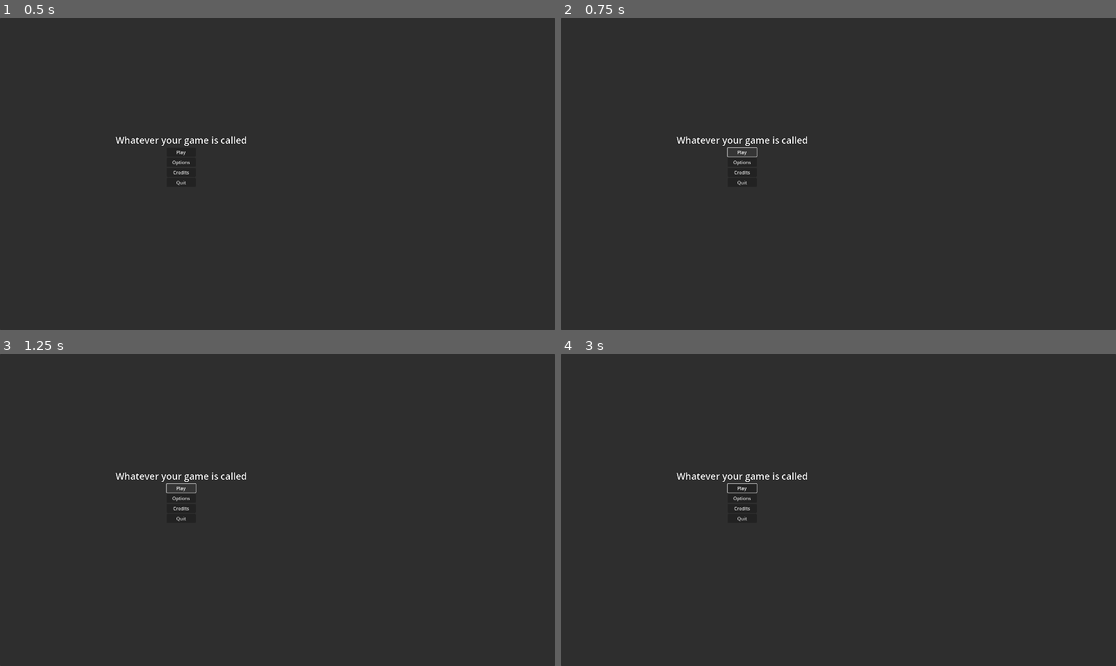
Above: before the commit, frames 1-4 (two rows, left to right).
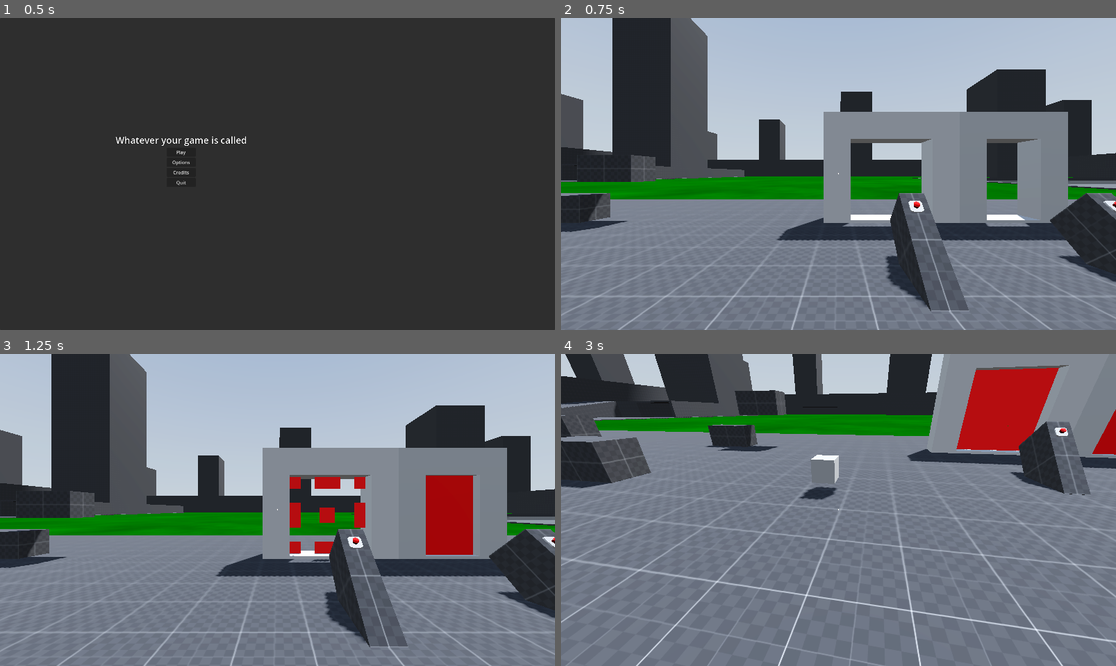
Above: after the commit, the same moments.

Repository: Nazsgull/FPS_Godot
Game: Godot game, scene res://scenes/UI/main_menu.tscn
Two runs of this game, one before a commit and one after it. Both use one fixed random seed, a clock stepped at 60 frames per second and the inputs below. A sky picture missing from this copy of the repository is replaced by a grey-blue gradient.
Inputs (mouse positions are in pixels of both pictures, inside the frame that each line leads up to):
- Up to frame 1 (0.5 s): no input
- Up to frame 2 (0.75 s): click "Play" at 0.5 s
- Up to frame 3 (1.25 s): no input
- Up to frame 4 (3 s): click (744, 488) at 1.25 s, where only the run before the commit has a clickable "Play"; tap Enter (ui_accept) at 2, 2.27 s; move the mouse to (960, 494) at 2.02 s; hold D (right) 2.03-2.78 s; tap E (interact) at 2.1 s; move the mouse to (727, 525) at 2.77 s; hold S (backward) from 2.78 s (still down); tap Ctrl (crouch) at 2.85 s

Frame 1 is identical in both runs. In frame 2, 81% of the frame differs, in the area x 0-100%, y 0-100%; in frame 3, 82%; in frame 4, 89%.

Commit message:
Revert "Merge branch 'pablo'"
This reverts commit e9d6896151309d58e689c8120c110476fe75eb9c, reversing
changes made to 547aa9bf8bad5eee2b68c76f24bd2b533ee26a8e.

Diff:
--- a/assets/materials/green_glowy.tres
+++ /dev/null
@@ -1,11 +0,0 @@
-[gd_resource type="StandardMaterial3D" format=3 uid="uid://ccilcs0rkhgnn"]
-
-[resource]
-diffuse_mode = 2
-albedo_color = Color(0, 100, 0.149, 1)
-metallic_specular = 0.0
-emission_enabled = true
-emission = Color(0, 100, 0, 1)
-emission_energy_multiplier = 16.0
-emission_operator = 1
-anisotropy = -1.0
--- a/assets/materials/orange.tres
+++ /dev/null
@@ -1,6 +0,0 @@
-[gd_resource type="StandardMaterial3D" format=3 uid="uid://dg8dy6cpg2s6l"]
-
-[resource]
-albedo_color = Color(1, 0.580392, 0.282353, 1)
-metallic_specular = 0.0
-roughness = 0.5
--- a/assets/materials/red_glowy.tres
+++ /dev/null
@@ -1,7 +0,0 @@
-[gd_resource type="StandardMaterial3D" format=3 uid="uid://b6dmndnuvfqv2"]
-
-[resource]
-shading_mode = 0
-specular_mode = 2
-albedo_color = Color(100, 0, 0, 1)
-grow_amount = -16.0
--- a/assets/materials/vantablack.tres
+++ /dev/null
@@ -1,5 +0,0 @@
-[gd_resource type="StandardMaterial3D" format=3 uid="uid://s4t6e7q057s"]
-
-[resource]
-shading_mode = 0
-albedo_color = Color(0, 0, 0, 1)
--- a/scenes/maps/test_area.tscn
+++ b/scenes/maps/test_area.tscn
@@ -4,12 +4,12 @@
 [ext_resource type="Texture2D" uid="uid://ds37b38vli6wg" path="res://assets/hdris/kloofendal_48d_partly_cloudy_puresky_2k.hdr" id="2_l8equ"]
 [ext_resource type="Material" uid="uid://q1u11i5wp76w" path="res://assets/materials/green_grass.tres" id="2_vbclm"]
 [ext_resource type="PackedScene" uid="uid://hob0odd0bhgw" path="res://scenes/objects/player.tscn" id="3_pioef"]
-[ext_resource type="PackedScene" uid="uid://cwfdbw7eignm8" path="res://scenes/objects/button_simple.tscn" id="4_h7fie"]
+[ext_resource type="PackedScene" uid="uid://cwfdbw7eignm8" path="res://scenes/objects/button.tscn" id="4_h7fie"]
+[ext_resource type="Resource" uid="uid://bv2ja5isdrw0s" path="res://objects/inventory/main_inventory.tres" id="5_1dcbn"]
 [ext_resource type="PackedScene" uid="uid://ckhyt1k8o2iur" path="res://scenes/objects/door_fancy.tscn" id="5_iecga"]
 [ext_resource type="PackedScene" uid="uid://hxgssy3ps78p" path="res://scenes/objects/door_simple.tscn" id="6_i47mx"]
 [ext_resource type="PackedScene" uid="uid://cw4ice8i238jm" path="res://scenes/objects/Testing/test_pickup.tscn" id="7_1345l"]
 [ext_resource type="PackedScene" uid="uid://g386sbqjtrjh" path="res://scenes/objects/water_plane.tscn" id="9_si7nd"]
-[ext_resource type="PackedScene" uid="uid://by4ao52surwi3" path="res://scenes/objects/keypad.tscn" id="10_d5erw"]
 
 [sub_resource type="StandardMaterial3D" id="StandardMaterial3D_pnsss"]
 resource_local_to_scene = true
@@ -1051,12 +1051,6 @@
 size = Vector3(0.5, 1, 2)
 material = SubResource("StandardMaterial3D_pnsss")
 
-[node name="obstacle12" type="CSGBox3D" parent="."]
-transform = Transform3D(1, 0, 0, 0, 0, -1, 0, 1, 0, 49.55, 0.858578, 14.7728)
-use_collision = true
-size = Vector3(0.5, 1, 2)
-material = SubResource("StandardMaterial3D_pnsss")
-
 [node name="BT_Test2" parent="." instance=ExtResource("4_h7fie")]
 transform = Transform3D(0.25, 0, 0, 0, 0.176777, -0.176777, 0, 0.176777, 0.176777, 45.75, 1.16374, 14.639)
 
@@ -1065,9 +1059,6 @@
 
 [node name="Door2" parent="." instance=ExtResource("6_i47mx")]
 transform = Transform3D(1, 0, 0, 0, 1, 0, 0, 0, 1, 47, 0.1, 10.5)
-
-[node name="Door3" parent="." instance=ExtResource("6_i47mx")]
-transform = Transform3D(1, 0, 0, 0, 1, 0, 0, 0, 1, 51, 0.1, 10.5)
 
 [node name="test_pickup" parent="." instance=ExtResource("7_1345l")]
 transform = Transform3D(1, 0, 0, 0, 1, 0, 0, 0, 1, 36.5, 0.5, 16.55)
@@ -1084,9 +1075,5 @@
 [node name="water_plane" parent="." instance=ExtResource("9_si7nd")]
 transform = Transform3D(50, 0, 0, 0, 50, 0, 0, 0, 50, 122.6, -1.406, -33.2)
 
-[node name="keypad" parent="." instance=ExtResource("10_d5erw")]
-transform = Transform3D(1, 0, 0, 0, 1, 0, 0, 0, 1, 49.6, 1.5, 15.3)
-
 [connection signal="interacted" from="BT_Test" to="Door" method="toggle_door"]
 [connection signal="interacted" from="BT_Test2" to="Door2" method="toggle_door"]
-[connection signal="combinacion_es_correcta" from="keypad" to="Door3" method="toggle_door"]
--- /dev/null
+++ b/scenes/objects/button.tscn
@@ -0,0 +1,66 @@
+[gd_scene load_steps=8 format=3 uid="uid://cwfdbw7eignm8"]
+
+[ext_resource type="Script" path="res://scripts/Interactable.gd" id="1_km71e"]
+[ext_resource type="PackedScene" uid="uid://k1g58xui7tlt" path="res://assets/models_gltf/button_body.glb" id="1_yks1v"]
+[ext_resource type="PackedScene" uid="uid://cy1jcxbilc8v2" path="res://assets/models_gltf/button_presser.glb" id="2_k3p1y"]
+
+[sub_resource type="BoxShape3D" id="BoxShape3D_0vt6h"]
+size = Vector3(1, 0.54, 1)
+
+[sub_resource type="Animation" id="Animation_ecf8s"]
+length = 0.001
+tracks/0/type = "value"
+tracks/0/imported = false
+tracks/0/enabled = true
+tracks/0/path = NodePath("button_presser:position")
+tracks/0/interp = 1
+tracks/0/loop_wrap = true
+tracks/0/keys = {
+"times": PackedFloat32Array(0),
+"transitions": PackedFloat32Array(1),
+"update": 0,
+"values": [Vector3(0, 0.09, 0)]
+}
+
+[sub_resource type="Animation" id="Animation_pkk4b"]
+resource_name = "push"
+length = 0.6
+tracks/0/type = "value"
+tracks/0/imported = false
+tracks/0/enabled = true
+tracks/0/path = NodePath("button_presser:position")
+tracks/0/interp = 1
+tracks/0/loop_wrap = true
+tracks/0/keys = {
+"times": PackedFloat32Array(0, 0.3, 0.6),
+"transitions": PackedFloat32Array(1, 1, 1),
+"update": 0,
+"values": [Vector3(0, 0.09, 0), Vector3(0, -0.06, 0), Vector3(0, 0.09, 0)]
+}
+
+[sub_resource type="AnimationLibrary" id="AnimationLibrary_fpwyp"]
+_data = {
+"RESET": SubResource("Animation_ecf8s"),
+"push": SubResource("Animation_pkk4b")
+}
+
+[node name="Button" type="Area3D"]
+transform = Transform3D(0.5, 0, 0, 0, 0.5, 0, 0, 0, 0.5, 0, 0, 0)
+collision_layer = 128
+collision_mask = 0
+script = ExtResource("1_km71e")
+
+[node name="CollisionBox" type="CollisionShape3D" parent="."]
+transform = Transform3D(1, 0, 0, 0, 1, 0, 0, 0, 1, 0, 0.27, 0)
+shape = SubResource("BoxShape3D_0vt6h")
+
+[node name="button_body" parent="CollisionBox" instance=ExtResource("1_yks1v")]
+transform = Transform3D(1, 0, 0, 0, 1, 0, 0, 0, 1, 0, -0.27, 0)
+
+[node name="button_presser" parent="CollisionBox" instance=ExtResource("2_k3p1y")]
+transform = Transform3D(1, 0, 0, 0, 1, 0, 0, 0, 1, 0, 0.09, 0)
+
+[node name="AnimationPlayer" type="AnimationPlayer" parent="CollisionBox"]
+libraries = {
+"": SubResource("AnimationLibrary_fpwyp")
+}
--- a/scenes/objects/button_fancy.tscn
+++ /dev/null
@@ -1,57 +0,0 @@
-[gd_scene load_steps=7 format=3 uid="uid://4asvsxmij85k"]
-
-[ext_resource type="PackedScene" uid="uid://cwfdbw7eignm8" path="res://scenes/objects/button_simple.tscn" id="1_ncf8y"]
-[ext_resource type="PackedScene" uid="uid://k1g58xui7tlt" path="res://assets/models_gltf/button_body.glb" id="2_xrqd4"]
-[ext_resource type="PackedScene" uid="uid://cy1jcxbilc8v2" path="res://assets/models_gltf/button_presser.glb" id="3_fkcgq"]
-
-[sub_resource type="Animation" id="Animation_rx3aq"]
-length = 0.001
-tracks/0/type = "value"
-tracks/0/imported = false
-tracks/0/enabled = true
-tracks/0/path = NodePath("button_presser:position")
-tracks/0/interp = 1
-tracks/0/loop_wrap = true
-tracks/0/keys = {
-"times": PackedFloat32Array(0),
-"transitions": PackedFloat32Array(1),
-"update": 0,
-"values": [Vector3(0, 0.3, 0)]
-}
-
-[sub_resource type="Animation" id="Animation_h5cpf"]
-resource_name = "press"
-length = 0.7
-tracks/0/type = "value"
-tracks/0/imported = false
-tracks/0/enabled = true
-tracks/0/path = NodePath("button_presser:position")
-tracks/0/interp = 1
-tracks/0/loop_wrap = true
-tracks/0/keys = {
-"times": PackedFloat32Array(0, 0.3, 0.4, 0.7),
-"transitions": PackedFloat32Array(1, 1, 1, 1),
-"update": 0,
-"values": [Vector3(0, 0.3, 0), Vector3(0, 0.2, 0), Vector3(0, 0.2, 0), Vector3(0, 0.3, 0)]
-}
-
-[sub_resource type="AnimationLibrary" id="AnimationLibrary_ui7xe"]
-_data = {
-"RESET": SubResource("Animation_rx3aq"),
-"press": SubResource("Animation_h5cpf")
-}
-
-[node name="Button_fancy" instance=ExtResource("1_ncf8y")]
-
-[node name="CSGBox3D" parent="." index="1"]
-visible = false
-
-[node name="button_body" parent="." index="2" instance=ExtResource("2_xrqd4")]
-
-[node name="button_presser" parent="." index="3" instance=ExtResource("3_fkcgq")]
-transform = Transform3D(1, 0, 0, 0, 1, 0, 0, 0, 1, 0, 0.3, 0)
-
-[node name="AnimationPlayer" type="AnimationPlayer" parent="." index="4"]
-libraries = {
-"": SubResource("AnimationLibrary_ui7xe")
-}
--- a/scenes/objects/button_simple.tscn
+++ /dev/null
@@ -1,20 +0,0 @@
-[gd_scene load_steps=3 format=3 uid="uid://cwfdbw7eignm8"]
-
-[ext_resource type="Script" path="res://scripts/button.gd" id="1_7c7n6"]
-
-[sub_resource type="BoxShape3D" id="BoxShape3D_0vt6h"]
-size = Vector3(0.4, 0.54, 0.4)
-
-[node name="Button_simple" type="Area3D"]
-transform = Transform3D(0.5, 0, 0, 0, 0.5, 0, 0, 0, 0.5, 0, 0, 0)
-collision_layer = 128
-collision_mask = 0
-script = ExtResource("1_7c7n6")
-
-[node name="CollisionBox" type="CollisionShape3D" parent="."]
-transform = Transform3D(1, 0, 0, 0, 1, 0, 0, 0, 1, 0, 0.27, 0)
-shape = SubResource("BoxShape3D_0vt6h")
-
-[node name="CSGBox3D" type="CSGBox3D" parent="."]
-transform = Transform3D(1, 0, 0, 0, 1, 0, 0, 0, 1, 1.49012e-08, 0.25, -1.49012e-08)
-size = Vector3(0.4, 0.5, 0.4)
--- a/scenes/objects/keypad.tscn
+++ /dev/null
@@ -1,136 +0,0 @@
-[gd_scene load_steps=7 format=3 uid="uid://by4ao52surwi3"]
-
-[ext_resource type="Script" path="res://scripts/keypad.gd" id="1_dcfwt"]
-[ext_resource type="Material" uid="uid://chjxtb06jm8dj" path="res://assets/materials/white_B0B0B0.tres" id="1_hnfjd"]
-[ext_resource type="Material" uid="uid://s4t6e7q057s" path="res://assets/materials/vantablack.tres" id="2_x0pid"]
-[ext_resource type="PackedScene" uid="uid://bd3scx5jl8nfg" path="res://scenes/parts/button_keypad.tscn" id="4_7smhu"]
-[ext_resource type="Material" uid="uid://b6dmndnuvfqv2" path="res://assets/materials/red_glowy.tres" id="4_k21fy"]
-
-[sub_resource type="Environment" id="Environment_68eto"]
-background_mode = 2
-glow_enabled = true
-glow_intensity = 8.0
-glow_strength = 2.0
-glow_blend_mode = 0
-glow_hdr_threshold = 0.32
-glow_hdr_scale = 0.97
-glow_hdr_luminance_cap = 256.0
-glow_map_strength = 0.44
-
-[node name="keypad" type="Node3D"]
-script = ExtResource("1_dcfwt")
-combinacion_correcta = 1234
-
-[node name="vis" type="Node3D" parent="."]
-
-[node name="body" type="CSGBox3D" parent="vis"]
-transform = Transform3D(1, 0, 0, 0, 1, 0, 0, 0, 1, 0, 0.13, -0.015)
-size = Vector3(0.25, 0.41, 0.04)
-material = ExtResource("1_hnfjd")
-
-[node name="pantalla" type="CSGBox3D" parent="vis"]
-transform = Transform3D(1, 0, 0, 0, 1, 0, 0, 0, 1, -1.49012e-08, 0.285, 0.005)
-size = Vector3(0.2, 0.05, 0.01)
-material = ExtResource("2_x0pid")
-
-[node name="texto_en_pantalla" type="Label3D" parent="vis"]
-transform = Transform3D(1, 0, 0, 0, 1, 0, 0, 0, 1, 0, 0.29, 0.02)
-pixel_size = 0.0001
-font_size = 512
-outline_size = 0
-
-[node name="indicador" type="CSGBox3D" parent="vis"]
-transform = Transform3D(1, 0, 0, 0, 1, 0, 0, 0, 1, 0.125, 0.335, 0.004)
-size = Vector3(0.02, 0.02, 0.02)
-material = ExtResource("4_k21fy")
-
-[node name="botones" type="Node3D" parent="."]
-transform = Transform3D(1, 0, 0, 0, 1, 0, 0, 0, 1, 0, 0, -0.125)
-
-[node name="Button_keypad0" parent="botones" instance=ExtResource("4_7smhu")]
-transform = Transform3D(0.5, 0, 0, 0, 0.5, 0, 0, 0, 0.5, -1.21072e-08, -0.025, 0.12)
-hover_message = "Input  0"
-
-[node name="Button_keypad1" parent="botones" instance=ExtResource("4_7smhu")]
-transform = Transform3D(0.5, 0, 0, 0, 0.5, 0, 0, 0, 0.5, -0.075, 0.2, 0.12)
-text = "1"
-hover_message = "Input 1"
-
-[node name="Button_keypad2" parent="botones" instance=ExtResource("4_7smhu")]
-transform = Transform3D(0.5, 0, 0, 0, 0.5, 0, 0, 0, 0.5, 0, 0.2, 0.12)
-text = "2"
-hover_message = "Input  2"
-
-[node name="Button_keypad3" parent="botones" instance=ExtResource("4_7smhu")]
-transform = Transform3D(0.5, 0, 0, 0, 0.5, 0, 0, 0, 0.5, 0.075, 0.2, 0.12)
-text = "3"
-hover_message = "Input  3"
-
-[node name="Button_keypad4" parent="botones" instance=ExtResource("4_7smhu")]
-transform = Transform3D(0.5, 0, 0, 0, 0.5, 0, 0, 0, 0.5, -0.075, 0.125, 0.12)
-text = "4"
-hover_message = "Input  4"
-
-[node name="Button_keypad5" parent="botones" instance=ExtResource("4_7smhu")]
-transform = Transform3D(0.5, 0, 0, 0, 0.5, 0, 0, 0, 0.5, 0, 0.125, 0.12)
-text = "5"
-hover_message = "Input  5"
-
-[node name="Button_keypad6" parent="botones" instance=ExtResource("4_7smhu")]
-transform = Transform3D(0.5, 0, 0, 0, 0.5, 0, 0, 0, 0.5, 0.075, 0.125, 0.12)
-text = "6"
-hover_message = "Input  6"
-
-[node name="Button_keypad7" parent="botones" instance=ExtResource("4_7smhu")]
-transform = Transform3D(0.5, 0, 0, 0, 0.5, 0, 0, 0, 0.5, -0.075, 0.05, 0.12)
-text = "7"
-hover_message = "Input  7"
-
-[node name="Button_keypad8" parent="botones" instance=ExtResource("4_7smhu")]
-transform = Transform3D(0.5, 0, 0, 0, 0.5, 0, 0, 0, 0.5, 0, 0.05, 0.12)
-text = "8"
-hover_message = "Input  8"
-
-[node name="Button_keypad9" parent="botones" instance=ExtResource("4_7smhu")]
-transform = Transform3D(0.5, 0, 0, 0, 0.5, 0, 0, 0, 0.5, 0.075, 0.05, 0.12)
-text = "9"
-hover_message = "Input  9"
-
-[node name="Button_keypad_enter" parent="botones" instance=ExtResource("4_7smhu")]
-transform = Transform3D(0.5, 0, 0, 0, 0.5, 0, 0, 0, 0.5, -0.075, -0.025, 0.12)
-text = "E"
-hover_message = "Enter code"
-
-[node name="Button_keypad_reset" parent="botones" instance=ExtResource("4_7smhu")]
-transform = Transform3D(0.5, 0, 0, 0, 0.5, 0, 0, 0, 0.5, 0.075, -0.025, 0.12)
-text = "R"
-hover_message = "Reset code"
-
-[node name="Correcto" type="AudioStreamPlayer3D" parent="."]
-bus = &"SFX"
-
-[node name="Incorrecto" type="AudioStreamPlayer3D" parent="."]
-bus = &"SFX"
-
-[node name="Input" type="AudioStreamPlayer3D" parent="."]
-max_polyphony = 4
-bus = &"SFX"
-
-[node name="Reset" type="AudioStreamPlayer3D" parent="."]
-bus = &"SFX"
-
-[node name="WorldEnvironment" type="WorldEnvironment" parent="."]
-environment = SubResource("Environment_68eto")
-
-[connection signal="interacted" from="botones/Button_keypad0" to="." method="_on_boton_combinacion_0_interacted"]
-[connection signal="interacted" from="botones/Button_keypad1" to="." method="_on_boton_combinacion_1_interacted"]
-[connection signal="interacted" from="botones/Button_keypad2" to="." method="_on_boton_combinacion_2_interacted"]
-[connection signal="interacted" from="botones/Button_keypad3" to="." method="_on_boton_combinacion_3_interacted"]
-[connection signal="interacted" from="botones/Button_keypad4" to="." method="_on_boton_combinacion_4_interacted"]
-[connection signal="interacted" from="botones/Button_keypad5" to="." method="_on_boton_combinacion_5_interacted"]
-[connection signal="interacted" from="botones/Button_keypad6" to="." method="_on_boton_combinacion_6_interacted"]
-[connection signal="interacted" from="botones/Button_keypad7" to="." method="_on_boton_combinacion_7_interacted"]
-[connection signal="interacted" from="botones/Button_keypad8" to="." method="_on_boton_combinacion_8_interacted"]
-[connection signal="interacted" from="botones/Button_keypad9" to="." method="_on_boton_combinacion_9_interacted"]
-[connection signal="interacted" from="botones/Button_keypad_enter" to="." method="_on_boton_combinacion_enter_interacted"]
-[connection signal="interacted" from="botones/Button_keypad_reset" to="." method="_on_boton_combinacion_reset_interacted"]
--- a/scenes/parts/boton_combinacion.tscn
+++ /dev/null
@@ -1,71 +0,0 @@
-[gd_scene load_steps=7 format=3 uid="uid://dqr4gd4sp7skc"]
-
-[ext_resource type="Script" path="res://scripts/boton_combinacion.gd" id="1_vjmff"]
-[ext_resource type="Material" uid="uid://dg8dy6cpg2s6l" path="res://assets/materials/orange.tres" id="2_6w5y3"]
-
-[sub_resource type="BoxShape3D" id="BoxShape3D_fogme"]
-size = Vector3(0.1, 0.1, 0.1)
-
-[sub_resource type="Animation" id="Animation_8j8bu"]
-length = 0.001
-tracks/0/type = "value"
-tracks/0/imported = false
-tracks/0/enabled = true
-tracks/0/path = NodePath("boton_combinacion/CSGBox3D:position")
-tracks/0/interp = 1
-tracks/0/loop_wrap = true
-tracks/0/keys = {
-"times": PackedFloat32Array(0),
-"transitions": PackedFloat32Array(1),
-"update": 0,
-"values": [Vector3(0, 0, -0.005)]
-}
-
-[sub_resource type="Animation" id="Animation_4053p"]
-resource_name = "push"
-length = 0.25
-step = 0.01
-tracks/0/type = "value"
-tracks/0/imported = false
-tracks/0/enabled = true
-tracks/0/path = NodePath("boton_combinacion/CSGBox3D:position")
-tracks/0/interp = 1
-tracks/0/loop_wrap = true
-tracks/0/keys = {
-"times": PackedFloat32Array(0, 0.08, 0.25),
-"transitions": PackedFloat32Array(1, 1, 1),
-"update": 0,
-"values": [Vector3(0, 0, -0.005), Vector3(0, 0, -0.03), Vector3(0, 0, -0.005)]
-}
-
-[sub_resource type="AnimationLibrary" id="AnimationLibrary_he4gb"]
-_data = {
-"RESET": SubResource("Animation_8j8bu"),
-"push": SubResource("Animation_4053p")
-}
-
-[node name="Area3D" type="Area3D"]
-collision_layer = 128
-collision_mask = 0
-script = ExtResource("1_vjmff")
-
-[node name="CollisionShape3D" type="CollisionShape3D" parent="."]
-shape = SubResource("BoxShape3D_fogme")
-
-[node name="boton_combinacion" type="Node3D" parent="."]
-
-[node name="CSGBox3D" type="CSGBox3D" parent="boton_combinacion"]
-transform = Transform3D(1, 0, 0, 0, 1, 0, 0, 0, 1, 0, 0, -0.005)
-size = Vector3(0.1, 0.1, 0.05)
-material = ExtResource("2_6w5y3")
-
-[node name="Label3D" type="Label3D" parent="boton_combinacion/CSGBox3D"]
-transform = Transform3D(1, 0, 0, 0, 1, 0, 0, 0, 1, 0, 0, 0.03)
-pixel_size = 0.0001
-text = "0"
-font_size = 512
-
-[node name="AnimationPlayer" type="AnimationPlayer" parent="."]
-libraries = {
-"": SubResource("AnimationLibrary_he4gb")
-}
--- a/scenes/parts/button_keypad.tscn
+++ /dev/null
@@ -1,29 +0,0 @@
-[gd_scene load_steps=4 format=3 uid="uid://bd3scx5jl8nfg"]
-
-[ext_resource type="Script" path="res://scripts/boton_combinacion.gd" id="1_udngt"]
-[ext_resource type="Material" uid="uid://dg8dy6cpg2s6l" path="res://assets/materials/orange.tres" id="2_iusht"]
-
-[sub_resource type="BoxShape3D" id="BoxShape3D_0vt6h"]
-size = Vector3(0.1, 0.1, 0.1)
-
-[node name="Button_keypad" type="Area3D"]
-transform = Transform3D(0.5, 0, 0, 0, 0.5, 0, 0, 0, 0.5, 0, 0, 0)
-collision_layer = 128
-collision_mask = 0
-script = ExtResource("1_udngt")
-
-[node name="CollisionBox" type="CollisionShape3D" parent="."]
-transform = Transform3D(1, 0, 0, 0, -4.37114e-08, -1, 0, 1, -4.37114e-08, 6.51926e-09, 6.51926e-09, 1.11022e-16)
-shape = SubResource("BoxShape3D_0vt6h")
-
-[node name="CSGBox3D" type="CSGBox3D" parent="."]
-transform = Transform3D(1, 0, 0, 0, -4.37114e-08, -1, 0, 1, -4.37114e-08, 4.65661e-09, 4.65661e-09, 1.66533e-16)
-size = Vector3(0.1, 0.1, 0.1)
-material = ExtResource("2_iusht")
-
-[node name="Label3D" type="Label3D" parent="."]
-transform = Transform3D(1, 0, 0, 0, 1, 0, 0, 0, 1, 0, 0, 0.051)
-pixel_size = 0.0001
-text = "0"
-font_size = 750
-outline_size = 127
--- a/scripts/classes/Interactable.gd
+++ b/scripts/Interactable.gd
@@ -1,6 +1,7 @@
 class_name Interactable
 extends Area3D
 signal interacted(body)
+@onready var anim_player = $CollisionBox/AnimationPlayer
 
 @export var hover_message = "Interact"
 @export var intended_action = "interact"
@@ -16,5 +17,6 @@
 
 func interact(body):
 	emit_signal("interacted", body)
+	anim_player.play("push")
 	print("* Player interacted with ", name)
 	print("* "+name+ " emitted signal "+ "[" + interacted.get_name() + "]")
--- a/scripts/boton_combinacion.gd
+++ /dev/null
@@ -1,16 +0,0 @@
-extends "res://scripts/classes/Interactable.gd"
-
-@onready var label = $Label3D
-
-
-#anim_player = $AnimationPlayer
-
-@export var text = "0"
-
-
-func _ready():
-	label.text = text
-
-# Called every frame. 'delta' is the elapsed time since the previous frame.
-func _process(_delta):
-	pass
--- a/scripts/button.gd
+++ /dev/null
@@ -1 +0,0 @@
-extends "res://scripts/classes/Interactable.gd"
--- a/scripts/keypad.gd
+++ /dev/null
@@ -1,121 +0,0 @@
-extends Node3D
-signal combinacion_es_correcta
-signal combinacion_es_incorrecta
-
-@export_range(0,99999999) var combinacion_correcta:int = 0000
-var combinacion_actual = ""
-var digito_actual = str(combinacion_correcta).length()
-var digitos_totales = str(combinacion_correcta).length()
-@onready var texto_en_pantalla = $vis/texto_en_pantalla
-@onready var correcto = $Correcto
-@onready var incorrecto = $Incorrecto
-@onready var input = $Input
-@onready var reset = $Reset
-@onready var indicador = $vis/indicador
-
-func _ready():
-	_stealth_reset()
-
-func _compara_combinacion():
-	if combinacion_actual == "":
-		return
-	if int(combinacion_actual) == combinacion_correcta:
-		emit_signal("combinacion_es_correcta",1)
-		correcto.play()
-		_show_correct()
-	else:
-		_reset()
-		emit_signal("combinacion_es_incorrecta",1)
-		incorrecto.play()
-		_show_incorrect()
-
-func _show_correct():
-	indicador.material = preload("res://assets/materials/green_glowy.tres")
-
-func _show_incorrect():
-
-	indicador.material = preload("res://assets/materials/red_glowy.tres")
-
-	#Quitar el 0 al principio
-	#Limitar dígitos máximos
-	#Permitir combinaciones que empiecen por 0
-
-
-func relay(num:int):
-
-	if digito_actual > 0:
-		input.play()
-		combinacion_actual = combinacion_actual + str(num)
-		digito_actual = digito_actual - 1
-	else:
-		return
-
-func _stealth_reset():
-	combinacion_actual = ""
-	texto_en_pantalla.text = ""
-	digito_actual = str(combinacion_correcta).length()
-
-func _reset():
-	reset.play()
-	_stealth_reset()
-
-func _update_screen():
-	texto_en_pantalla.text = str(combinacion_actual)
-
-
-func _on_boton_combinacion_reset_interacted(_body):
-	_reset()
-
-func _on_boton_combinacion_0_interacted(_body):
-	relay(0)
-	_update_screen()
-
-
-func _on_boton_combinacion_9_interacted(_body):
-	relay(9)
-	_update_screen()
-
-
-func _on_boton_combinacion_8_interacted(_body):
-	relay(8)
-	_update_screen()
-
-
-func _on_boton_combinacion_7_interacted(_body):
-	relay(7)
-	_update_screen()
-
-
-func _on_boton_combinacion_6_interacted(_body):
-	relay(6)
-	_update_screen()
-
-
-func _on_boton_combinacion_5_interacted(_body):
-	relay(5)
-	_update_screen()
-
-
-func _on_boton_combinacion_4_interacted(_body):
-	relay(4)
-	_update_screen()
-
-
-func _on_boton_combinacion_2_interacted(_body):
-	relay(2)
-	_update_screen()
-
-
-func _on_boton_combinacion_1_interacted(_body):
-	relay(1)
-	_update_screen()
-
-
-func _on_boton_combinacion_3_interacted(_body):
-	relay(3)
-	_update_screen()
-
-
-func _on_boton_combinacion_enter_interacted(_body):
-	_compara_combinacion()
-	_stealth_reset()
